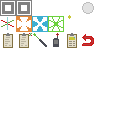
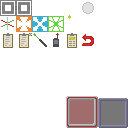
Layers edited between the first and the second 128 x 128 image:
painted on "Background" over [7, 23, 128, 128]
